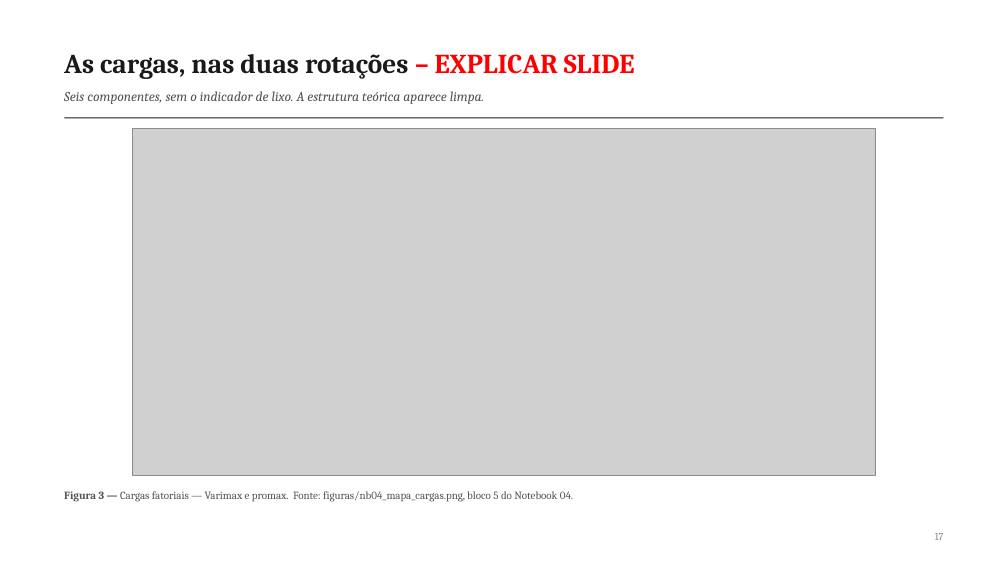
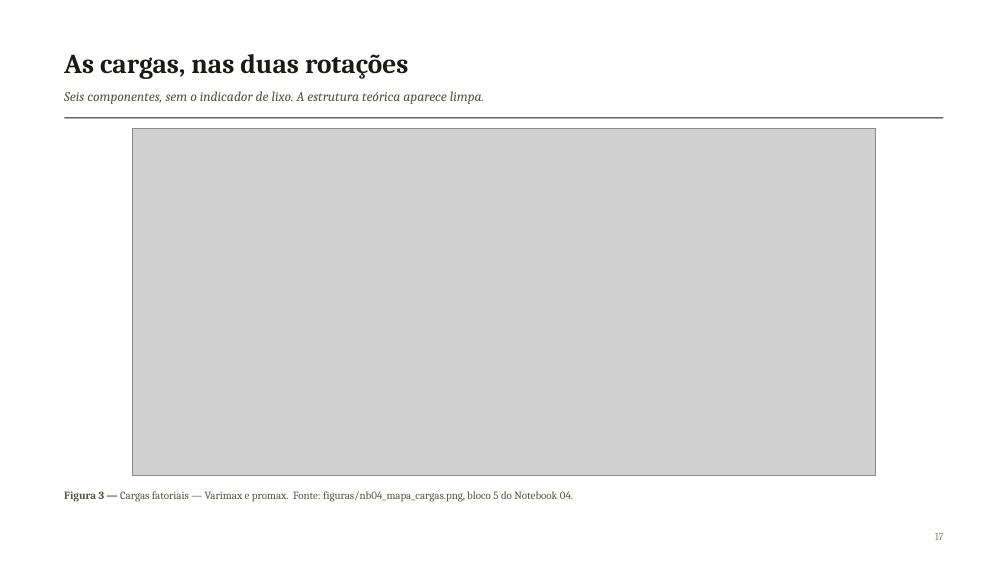
Before and after one commit to pedrinndias/Projeto_IVS_Censo, a slide deck: slide 17 of docs/Apresentacoes_IVS/Analise_Fatorial_NB04_2026-09.pptx. Drawn at 1008x567 pixels with LibreOffice and Linux fonts; fonts in the diff are those of the drawing; grey boxes stand for pictures. Boxes give left, top, right and bottom in pixels: in the first picture for what was removed or moved away, otherwise in the second. Text is boxed around its words. In the diff, an @@ line names an element or a change of style, - is before the commit and + after.

```diff
--- a/docs/Apresentacoes_IVS/Analise_Fatorial_NB04_2026-09.pptx
+++ b/docs/Apresentacoes_IVS/Analise_Fatorial_NB04_2026-09.pptx
@@ text at (x1=64, y1=54, x2=408, y2=79): text changed @@
-As cargas, nas duas rotações – EXPLICAR SLIDE
+As cargas, nas duas rotações
```
Also in this commit, not shown: 40 other slides changed, 1 slide added, 1 slide removed, 17 other files.
